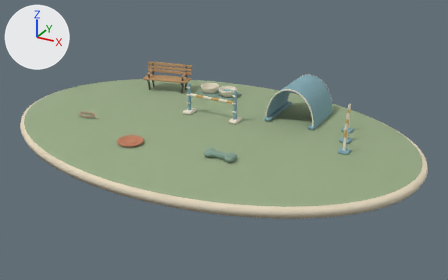
The glTF model public/models/yard-furniture.glb: old version first, new version second.
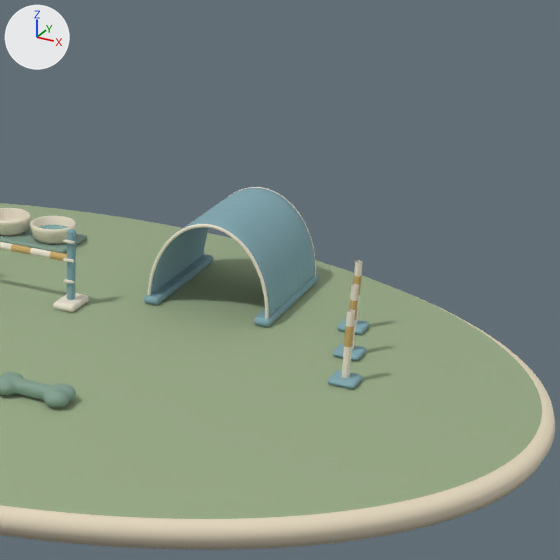
Each version appears first whole from a 50 mm camera at (12.84, -21.9, 10.53) aimed at (0.82, -0.05, -0.4), and next in a close-up on the part from 46% to 96% of the width and 0% to 80% of the height. Every picture has the same lights, and +X, +Y and +Z are marked at upper left. The older version's two pictures come first. Where no turn or scale is listed for an object, it has been applied to the vertices. Vertices at exactly the same position are counted once.

In view in the first close-up: 'Agility blue', 'Agility cream', 'Lawn edge', 'Lawn surface', 'Soft bone chew', 'Warm ivory ceramic' and 3 more.
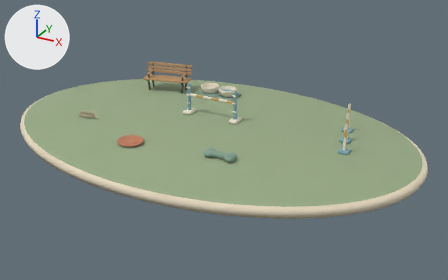
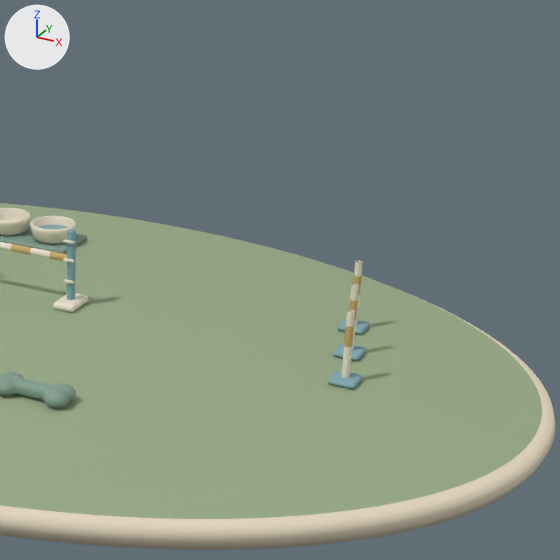
Commit message: Publish regenerated playground asset without tunnel

Where the newer file only moved an object's origin or applied its transform, the numbers keep the older frame.

What differs and where, as boxes (x1, y1, x2, y2) in the close-ups (560 x 560 px):
'Agility blue', reshaped
    before: (67, 188, 369, 389)
    after: (67, 229, 369, 389)
'Agility cream', reshaped
    before: (0, 187, 363, 378)
    after: (0, 239, 363, 378)
part 1 of me_open_tunnel_shell_001, deleted (cyan)
    before: (144, 188, 319, 327)
part 2 of me_tunnel_rib_009, deleted
    before: (147, 224, 269, 319)
part 3 of me_tunnel_rib_009, deleted
    before: (204, 187, 316, 275)

The change, as a list of edits to the scene's bpy script:
```text
Change me_open_tunnel_shell_001:
    used by ob_agility_blue; location = (0.0, 0.0, 0.0)
    remove me_open_tunnel_shell_001.from_pydata(...)  # 4690 vertices, 9236 faces; spans x -1.77..6.33, y 0.17..4.5, z 0.0..1.68
    add me_open_tunnel_shell_001.from_pydata(...)  # 432 vertices, 844 faces; spans x -1.77..6.33, y 0.17..2.83, z 0.0..1.45
    me_open_tunnel_shell_001 part 1: 10 loose pieces with 4210 vertices, spanning x 1.79..4.21, y 1.9..4.5, z 0.0..1.68, are deleted
    other edits to the shape of me_open_tunnel_shell_001 do not show in these pictures
Change me_tunnel_rib_009:
    used by ob_agility_cream; location = (0.0, 0.0, 0.0)
    remove me_tunnel_rib_009.from_pydata(...)  # 1648 vertices, 3136 faces; spans x -1.91..6.16, y 0.34..4.43, z 0.0..1.68
    add me_tunnel_rib_009.from_pydata(...)  # 864 vertices, 1600 faces; spans x -1.91..6.16, y 0.34..2.66, z 0.0..1.27
    me_tunnel_rib_009 part 2: the loose piece of 392 vertices spanning x 1.84..4.16, y 1.97..2.03, z 0.12..1.68 is deleted
    me_tunnel_rib_009 part 3: the loose piece of 392 vertices spanning x 1.84..4.16, y 4.37..4.43, z 0.12..1.68 is deleted
```
